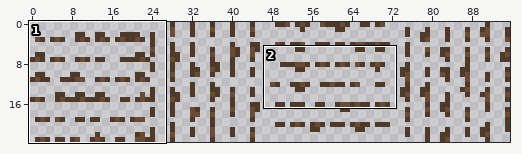
Sprite sheet -- assets/blocks/textures/dirt_foliage.png. The picture above shows the old version from afar; the outline marks the close-up.
Close-up. As it was:
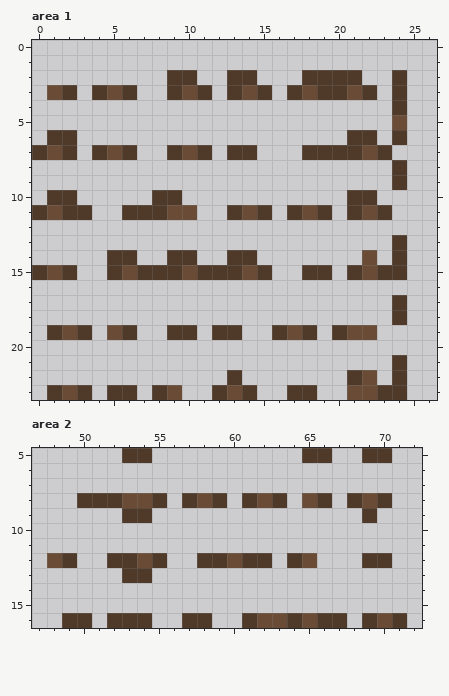
The file is 96x24 pixels. Shown: area 1: x 0..26, y 0..23; area 2: x 47..72, y 5..16. The commit also changed other parts of the picture, which this record leaves out.
The result:
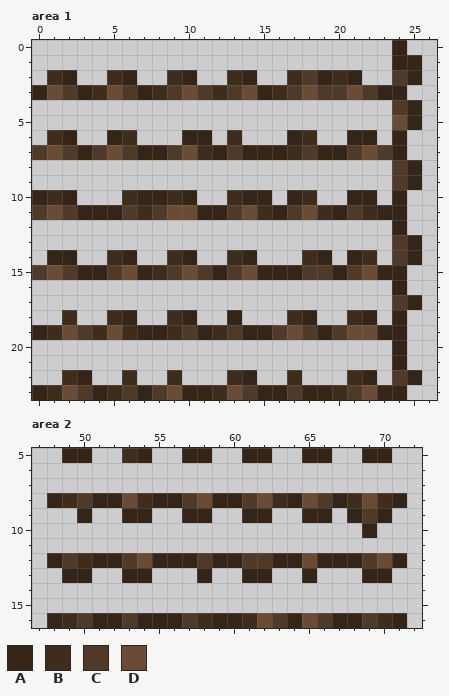
Palette (. is transparent): A #342518  B #3e2c1d  C #4f3928  D #6a4c36
From old to new:
--- area 1
@@ x 0..26 @@
- 0 ...........................
- 1 ...........................
- 2 .........CC..CC...CCCC..C..
- 3 .DC.CDC..CDC.CDC.CDCCDC.C..
- 4 ........................C..
- 5 ........................D..
- 6 .CC..................CC.C..
- 7 CDC.CDC..CDC.CC...CCCCDC...
- 8 ........................C..
- 9 ........................C..
-10 .CC.....CC...........CC....
-11 CDCC..CCCDD..CDC.CDC.CDC...
-12 ...........................
-13 ........................C..
-14 .....CC..CC..CC.......D.C..
-15 CDC..CDCCCDCCCDC..CC.CDCC..
-16 ...........................
-17 ........................C..
-18 ........................C..
-19 .CDC.DC..CC.CC..CDC.CDD....
-20 ...........................
-21 ........................C..
-22 .............C.......CD.C..
-23 .CDC.CC.CD..CDC..CC..DDCC..
+ 0 ........................A..
+ 1 ........................AA.
+ 2 .BA..BA..BA..BA..BCABA..CA.
+ 3 ADCABDCABCDCBCDABCDCCDCAA..
+ 4 ........................CA.
+ 5 ........................DA.
+ 6 .BA..AB...AA.B...AB..AA.A..
+ 7 CDCACDCAACDBACAAABCAACDCA..
+ 8 ........................CA.
+ 9 ........................CA.
+10 ABA...BAABA..BAA.AB..AA.A..
+11 CDCAAACBCDDAACDBACDBACBAA..
+12 ........................A..
+13 ........................CA.
+14 .AA..BA..BA..BA...BA.AB.CA.
+15 CDCAACDABCDCACDAAACCACDAA..
+16 ........................A..
+17 ........................CA.
+18 ..B..BA..BA..A...BA..BA.A..
+19 ABDCBDBAABCABCAACDCACDDAA..
+20 ........................A..
+21 ........................A..
+22 ..BA..B..B...BA..B...BA.CA.
+23 ABDCABCACDAABDCAACAABCDAA..
--- area 2
@@ x 47..72 @@
- 5 ......CC..........CC..CC..
+ 5 ..AA..BA..AA..AA..AA..AA..
  6 ..........................
  7 ..........................
- 8 ...CCCDDC.CDC.CDC.DC.CDC..
- 9 ......CC..............C...
-10 ..........................
+ 8 .ABCAADBAACDAACDBADCABDBA.
+ 9 ...A..AA..AA..AA..AA.ACA..
+10 ......................A...
 11 ..........................
-12 .DC..CCDC..CCDCC.CD...CC..
-13 ......CC..................
+12 .ACBAACDAAACAACCAADAAACDA.
+13 ..AA..AA...A..AA..A...AA..
 14 ..........................
 15 ..........................
-16 ..CC.CCC..CC..CDDCDCC.CDC.
+16 .ABCAACAAACBAABDCADCAACBA.
